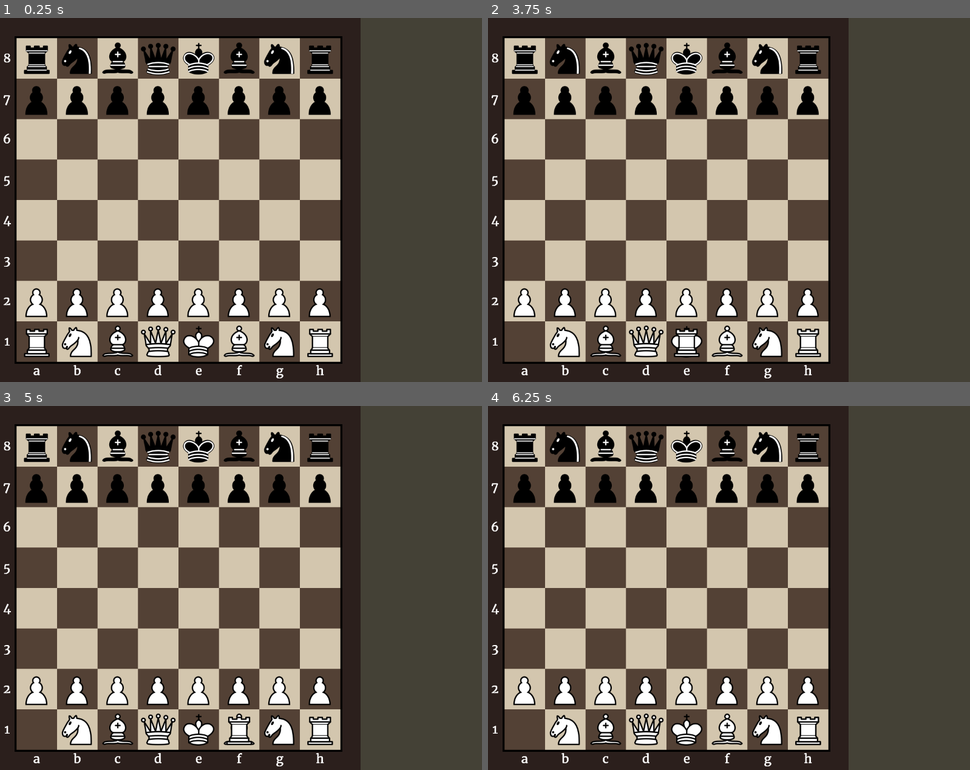
Above: before the commit, frames 1-4 (two rows, left to right).
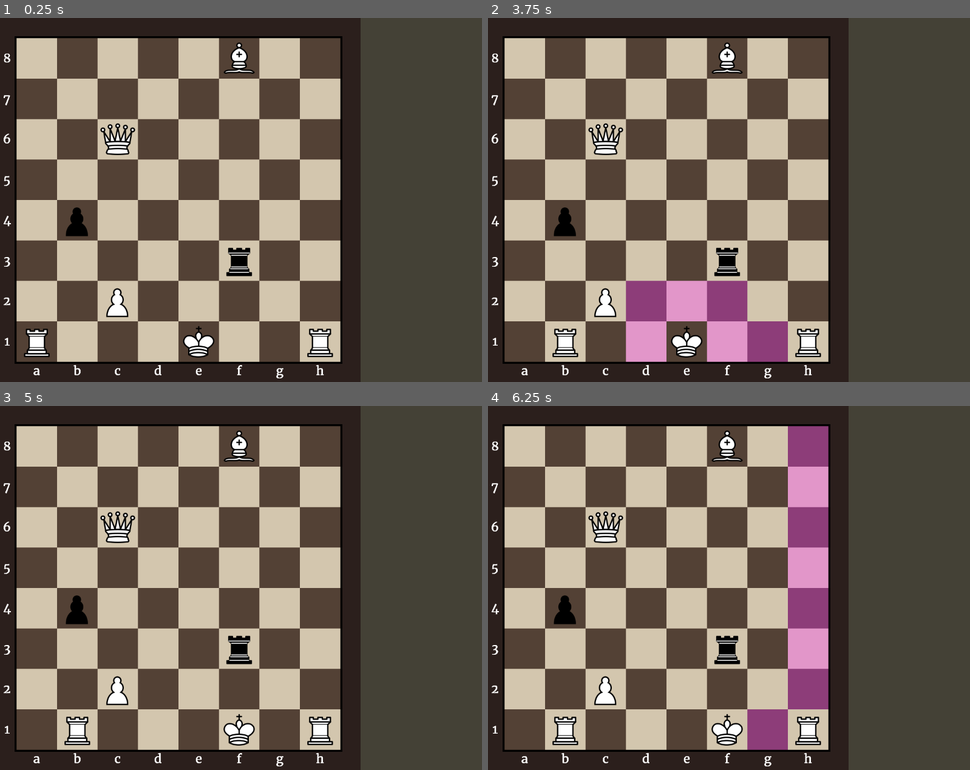
Above: after the commit, the same moments.

Repository: Hunter-1/Godot-Chess
Game: Godot game, scene res://game.tscn
Two runs of this game, one before a commit and one after it. Both use one fixed random seed, a clock stepped at 60 frames per second and the inputs below.
Inputs (mouse positions are in pixels of both pictures, inside the frame that each line leads up to):
- Up to frame 1 (0.25 s): no input
- Up to frame 2 (3.75 s): tap Enter at 0.5, 2, 3.5 s; move the mouse to (526, 341) at 0.52 s; press the mouse at (526, 341) at 0.53 s; tap Space at 1.25, 2.75 s; move the mouse to (565, 341) at 1.27 s; release the mouse at (565, 341) at 1.28 s; click (565, 341) at 1.35 s; move the mouse to (603, 341) at 2.02 s; press the mouse at (603, 341) at 2.03 s; move the mouse to (647, 341) at 2.77 s; release the mouse at (647, 341) at 2.78 s; click (647, 341) at 2.85 s; move the mouse to (685, 341) at 3.52 s; press the mouse at (685, 341) at 3.53 s
- Up to frame 3 (5 s): tap Space at 4.25 s; move the mouse to (241, 729) at 4.27 s; release the mouse at (241, 729) at 4.28 s; click (241, 729) at 4.35 s
- Up to frame 4 (6.25 s): move the mouse to (767, 729) at 5.02 s; press the mouse at (767, 729) at 5.03 s; move the mouse to (806, 729) at 5.77 s; release the mouse at (806, 729) at 5.78 s; click (806, 729) at 5.85 s

The runs differ from the first frame. In frame 1, 8.6% of the frame differs, in the area x 4-70%, y 6-94%; in frame 2, 13%; in frame 3, 9.0%; in frame 4, 15%, in the area x 4-71%, y 5-95%.

Commit message:
Close #11
Castling Implemented, along with log entry for that

Diff:
--- a/board.gd
+++ b/board.gd
@@ -34,6 +34,7 @@
 			square.connect("capture_piece", self._on_square_capture_piece)
 			square.connect("no_piece", self._on_no_piece)
 			square.connect("en_passant", self._on_en_passant)
+			square.connect("castle", self._on_castle)
 			var numMarking = preload("res://markings.tscn").instantiate()
 			numMarking.initialize(j,-1)
 			add_child(numMarking)
@@ -42,7 +43,7 @@
 			add_child(letMarking)
 
 		Squares.append(row)
-	starting_positions()
+	test_positions()
 
 func starting_positions():
 	for i in range (size):
@@ -70,8 +71,9 @@
 	add_piece(create_piece(2,0),7,5)
 	add_piece(create_piece(4,1),2,5)
 	add_piece(create_piece(1,0),5,2)
-	add_piece(create_piece(0,1),1,7)
-	add_piece(create_piece(3,1),4,6)
+	add_piece(create_piece(0,0),0,4)
+	add_piece(create_piece(4,0),0,7)
+	add_piece(create_piece(4,0),0,0)
 	add_piece(create_piece(5,1),3,1)
 	add_piece(create_piece(5,0),1,2)
 
@@ -118,7 +120,7 @@
 	picked_up_boardPosition.x,
 	newBoardPosition.y,
 	newBoardPosition.x)
-	$Log.append_log(0,picked_up_piece.get_pieceColor(),picked_up_piece.get_pieceType(),picked_up_boardPosition,newBoardPosition,false,false)
+	$Log.append_log(0,picked_up_piece.get_pieceColor(),picked_up_piece.get_pieceType(),picked_up_boardPosition,newBoardPosition,0,false,false)
 	_after_place_piece()
 
 func _on_square_capture_piece(newBoardPosition: Vector2i):
@@ -127,7 +129,7 @@
 	picked_up_boardPosition.x,
 	newBoardPosition.y,
 	newBoardPosition.x)
-	$Log.append_log(1,picked_up_piece.get_pieceColor(),picked_up_piece.get_pieceType(),picked_up_boardPosition,newBoardPosition,false,false)
+	$Log.append_log(1,picked_up_piece.get_pieceColor(),picked_up_piece.get_pieceType(),picked_up_boardPosition,newBoardPosition,0,false,false)
 	_after_place_piece()
 
 func _on_en_passant(newBoardPosition: Vector2i):
@@ -138,7 +140,27 @@
 	picked_up_boardPosition.x,
 	newBoardPosition.y,
 	newBoardPosition.x)
-	$Log.append_log(1,picked_up_piece.get_pieceColor(),picked_up_piece.get_pieceType(),picked_up_boardPosition,newBoardPosition,false,false)
+	$Log.append_log(1,picked_up_piece.get_pieceColor(),picked_up_piece.get_pieceType(),picked_up_boardPosition,newBoardPosition,0,false,false)
+	_after_place_piece()
+
+func _on_castle(newBoardPosition: Vector2i, castle_count: int):
+	var difference = picked_up_boardPosition - newBoardPosition
+	var direction: int = 0
+	if difference.x > 0:
+		direction = 1
+	else:
+		direction = -1
+	move_piece(
+	picked_up_boardPosition.y,
+	picked_up_boardPosition.x,
+	newBoardPosition.y,
+	newBoardPosition.x)
+	move_piece(
+	picked_up_boardPosition.y,
+	picked_up_boardPosition.x - castle_count * direction - direction,
+	newBoardPosition.y,
+	newBoardPosition.x + direction)
+	$Log.append_log(2,picked_up_piece.get_pieceColor(),picked_up_piece.get_pieceType(),picked_up_boardPosition,newBoardPosition,castle_count,false,false)
 	_after_place_piece()
 
 func _after_place_piece():
@@ -150,6 +172,7 @@
 	get_tree().call_group("squares", "set_is_second_pick",false)
 	get_tree().call_group("squares", "set_is_pickable",false)
 	get_tree().call_group("squares", "set_is_en_passant",false)
+	get_tree().call_group("squares", "set_castle_count",0)
 
 func _check_movement_squares(boardPosition: Vector2i, piece):
 	var type = piece.get_pieceType()
@@ -212,6 +235,36 @@
 			if type == 0 || type == 3 || type == 5:
 				break
 			tempPosition += vector
+	if type == 0 && !piece.get_has_moved():
+		castle_check(boardPosition, piece)
+
+func castle_check(boardPosition: Vector2i, piece):
+	var vectors = []
+	vectors.append(Vector2i(1,0))
+	vectors.append(Vector2i(-1,0))
+	for i in range(0,vectors.size()):
+		var vector = vectors[i]
+		var castle_count = 0
+		var tempPosition = boardPosition
+		tempPosition += vector
+		while (tempPosition.x <= 7 &&
+		tempPosition.x >= 0 &&
+		tempPosition.y <= 7 &&
+		tempPosition.y >= 0):
+			var square = Squares[tempPosition.y][tempPosition.x]
+			if square.get_piece() != null:
+				if square.get_piece().get_pieceType() != 4:
+					break
+				elif !square.get_piece().get_has_moved():
+					tempPosition = boardPosition
+					tempPosition += vector
+					tempPosition += vector
+					square = Squares[tempPosition.y][tempPosition.x]
+					square.set_is_pickable(true)
+					square.set_castle_count(castle_count)
+					break
+			castle_count += 1
+			tempPosition += vector
 
 func play_random_sound():
 	var random_index = randi() % sounds.size()
--- a/log.gd
+++ b/log.gd
@@ -4,9 +4,9 @@
 var display_entries = []
 var has_entry: bool = false
 
-func append_log(moveType: int, color:int, pieceType:int, oldPosition: Vector2i, newPosition: Vector2i, check: bool, checkmate: bool):
+func append_log(moveType: int, color:int, pieceType:int, oldPosition: Vector2i, newPosition: Vector2i,castle_count: int, check: bool, checkmate: bool):
 	var log_entry = preload("res://log_entry.tscn").instantiate()
-	log_entry.create_entry(moveType, color, pieceType, oldPosition, newPosition, check, checkmate)
+	log_entry.create_entry(moveType, color, pieceType, oldPosition, newPosition,castle_count, check, checkmate)
 	log_entries.append(log_entry)
 	has_entry = true
 	display_entries.append(log_entry.print_string())
--- a/log_entry.gd
+++ b/log_entry.gd
@@ -15,6 +15,8 @@
 var oldPosition: Vector2i
 var newPosition: Vector2i
 
+var castle_count: int
+
 var check: bool
 var checkmate: bool
 
@@ -30,18 +32,23 @@
 			output += "x"
 		output += alphabet[newPosition.x]
 		output += str(newPosition.y + 1)
-		if check:
-			output += "+"
-		if checkmate:
-			output += "#"
+	if moveType == 2:
+		for i in range(castle_count):
+			output += "O-"
+		output = output.left(output.length() - 1)
+	if check:
+		output += "+"
+	if checkmate:
+		output += "#"
 	return output
 
-func create_entry(moveType: int, color:int, pieceType:int, oldPosition: Vector2i, newPosition: Vector2i, check: bool, checkmate: bool):
+func create_entry(moveType: int, color:int, pieceType:int, oldPosition: Vector2i, newPosition: Vector2i, castle_count:int, check: bool, checkmate: bool):
 	self.moveType = moveType
 	self.color = color
 	self.pieceType = pieceType
 	self.oldPosition = oldPosition
 	self.newPosition = newPosition
+	self.castle_count = castle_count
 	self.check = check
 	self.checkmate = checkmate
 
--- a/square.gd
+++ b/square.gd
@@ -5,6 +5,7 @@
 signal capture_piece(boardPosition: Vector2i)
 signal no_piece(boardPosition: Vector2i)
 signal en_passant(boardPosition: Vector2i)
+signal castle(boardPosition: Vector2i)
 
 var boardPosition: Vector2i
 
@@ -19,6 +20,7 @@
 
 var is_pickable: bool = false
 var is_en_passant: bool = false
+var castle_count: int = 0
 var is_second_pick: bool = false
 
 func initialize(row: int, col: int):
@@ -58,13 +60,12 @@
 func set_is_en_passant(boolean: bool):
 	is_en_passant = boolean
 
+func set_castle_count(number: int):
+	castle_count = number
+
 func set_is_pickable(boolean: bool):
 	is_pickable = boolean
 	$Selection_Square.visible = is_pickable
-
-# Called every frame. 'delta' is the elapsed time since the previous frame.
-func _process(delta):
-	pass
 
 func _on_input_event(viewport, event, shape_idx):
 	if event.is_action_pressed("Click"):
@@ -79,6 +80,8 @@
 				if (piece == null):
 					if (is_en_passant):
 						emit_signal("en_passant",boardPosition)
+					elif (castle_count > 0):
+						emit_signal("castle", boardPosition, castle_count)
 					else:
 						emit_signal("move_piece",boardPosition)
 				else:
